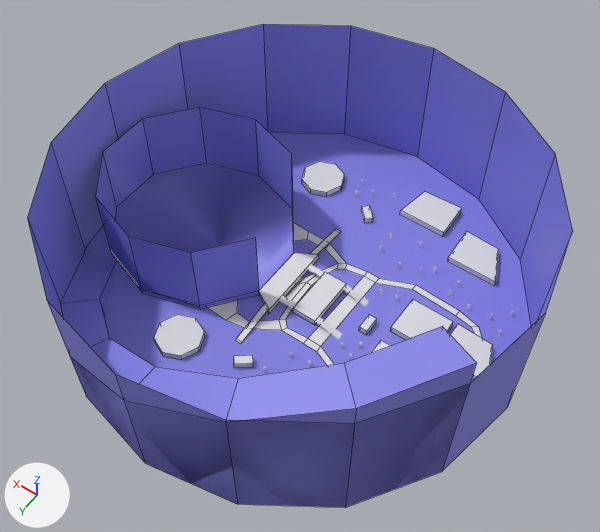
An edit to the FBX model Assets/_Project/Models/Scenario/Complete Tower/Tower2.fbx, drawn before and after from the same camera.
Both versions are drawn from a 50 mm lens placed at (-80.2, 112.3, 186.7), pointed at (-3.6, 5.1, 18.3). Lighting does not change. The marker at lower left points along +X, +Y and +Z. Mesh edges are drawn as thin lines on the coarser meshes. Where no turn or scale is listed for an object, it has been applied to the vertices. Vertices at the same position are counted once.
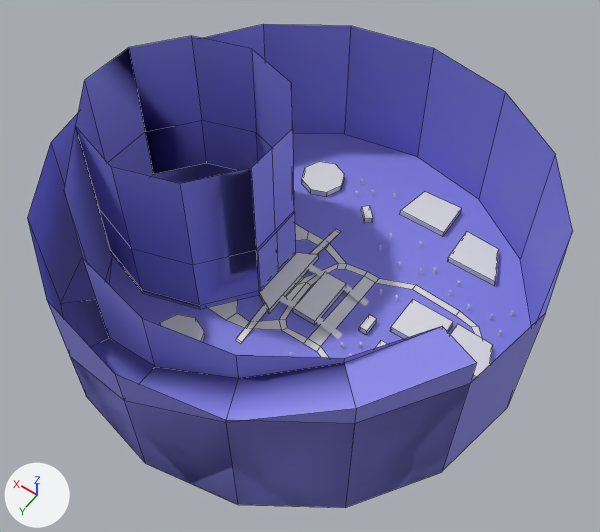
Boxes (x1, y1, x2, y2) around the edits, measured in the pictures (600 x 532 px):
'Circle.002', reshaped (10% wider, 35% taller)
    before: (96, 107, 294, 309)
    after: (76, 36, 294, 309)
'Circle.003', added (blue)
    after: (256, 230, 278, 291)
'Circle.004', added (blue)
    after: (276, 211, 296, 272)
part 1 of me_circle_008, built on
    before: (61, 254, 476, 508)
    after: (61, 126, 476, 508)
part 2 of me_circle_009, built on
    before: (96, 107, 294, 305)
    after: (76, 36, 294, 305)
'Cylinder.001', unchanged, covered by the edit
    before: (154, 314, 205, 360)
    after: (159, 314, 205, 342)

What the commit changed:
me_circle_009 is used by ob_circle_002; location (34.6, 0.0, 0.0).
me_circle_009 had 30 vertices, 20 faces and spanned x -26.6..26.6, y -26.6..26.6, z 0.0..24.7.
me_circle_009 now has 44 vertices, 32 faces and spans x -26.6..26.6, y -26.6..26.6, z 0.0..49.5.
Part 2, on me_circle_009:
10 vertices are removed from x -26.6..26.6, y -26.6..26.6, z 24.7.
11 faces are deleted.
4 vertices are added at (-26.6, 0.0, 19.7), (-26.6, 0.0, 49.5), (-26.6, 0.0, 0.0), (-26.6, 0.0, 2.0).
10 new vertices lie (0.0, 0.0, 17.7) away from vertices in x -26.6..26.6, y -26.6..26.6, z 2.0.
10 new vertices lie (0.0, 0.0, 29.8) away from vertices in x -26.6..26.6, y -26.6..26.6, z 19.7.
23 new faces join them.
me_circle_008 is used by ob_circle_001; location (0.0, 0.0, 0.0).
me_circle_008 had 76 vertices, 38 faces and spanned x -63.9..63.9, y -63.9..63.9, z -3.2..49.5.
me_circle_008 now has 83 vertices, 44 faces and spans x -63.9..63.9, y -63.9..63.9, z -0.6..49.6.
Part 1, on me_circle_008:
7 vertices in x -59.1..59.1, y 24.5..63.9, z 0.0 move by (0.0, 0.0, -0.1).
6 vertices in x -49.6..37.9, y 20.9..54.0, z -3.2 move by (0.0, 0.0, 3.1).
2 vertices move from x 49.6, y 20.9, z -3.2..-0.6 to x 51.0, y 21.5, z -0.6..-0.1.
7 vertices are added at x -49.6..51.0, y 20.9..54.0, z 49.6.
6 new faces join them.
Mesh me_circle_012 is new.
It is a box spanning x -0.6..0.0, y 0.0..8.2, z 0.0..17.7.
It uses material mat_walls (blue #8886e7).
Mesh me_circle_010 is new.
It is a box spanning x -0.6..0.0, y -8.2..0.0, z 0.0..17.7.
It uses material mat_walls (blue #8886e7).
Object 'Circle.004' (ob_circle_004) is new; it shows me_circle_012.
Its location is (8.0, -8.2, 2.0).
Object 'Circle.003' (ob_circle_003) is new; it shows me_circle_010.
Its location is (8.0, 8.2, 2.0).
